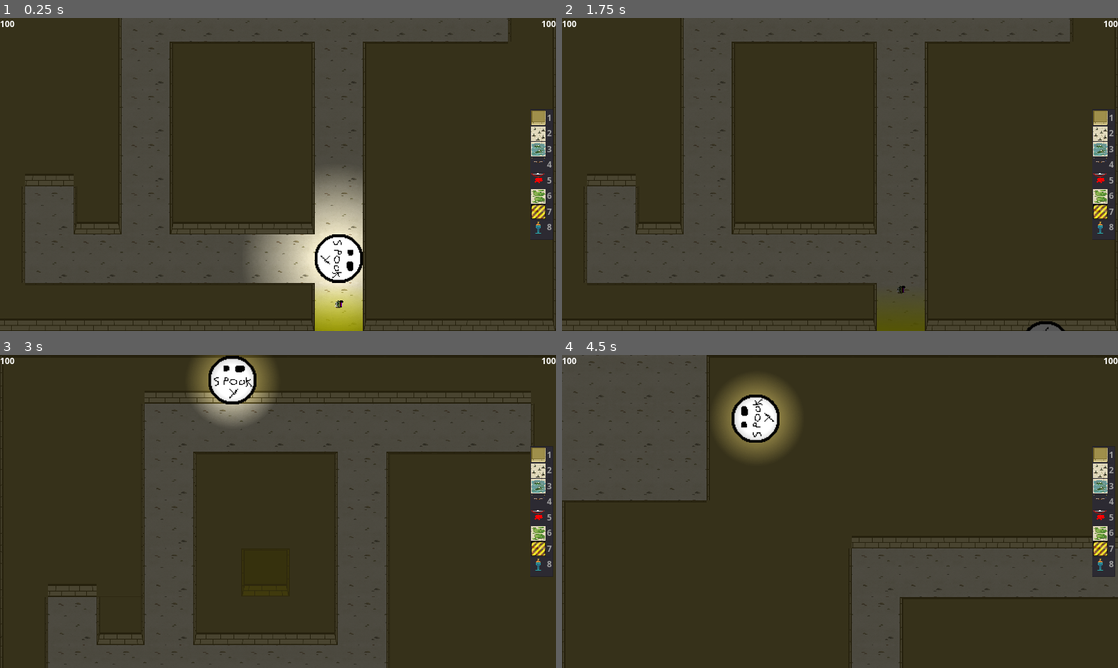
Above: before the commit, frames 1-4 (two rows, left to right).
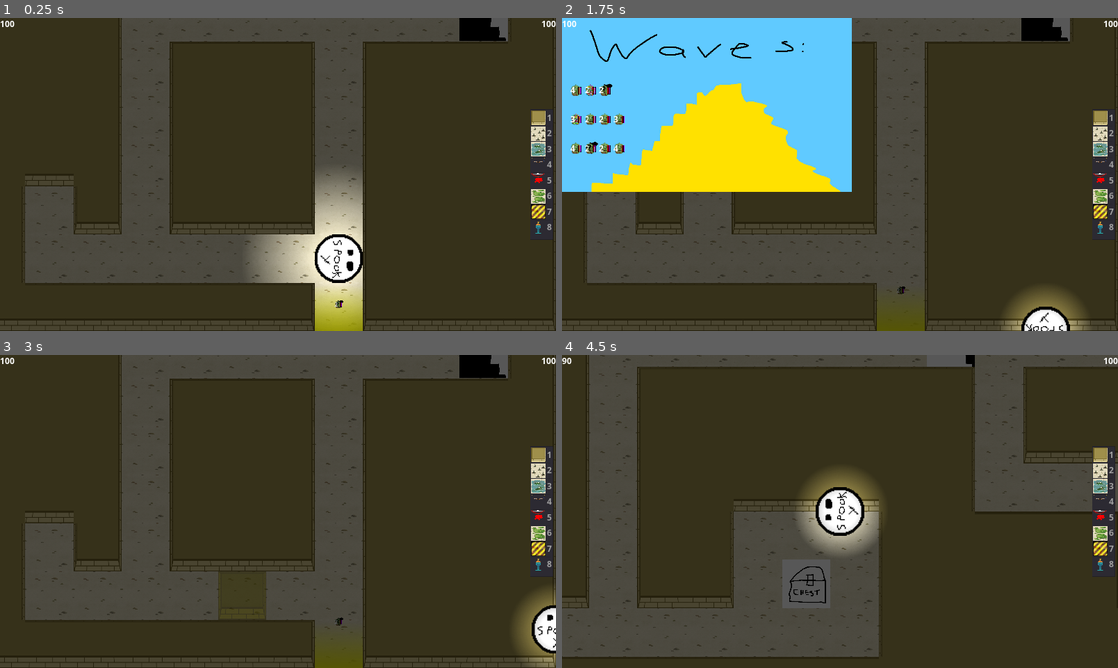
Above: after the commit, the same moments.

Repository: Solid-Squid-Contingent/LD-48
Game: Godot game, scene res://scenes/Game.tscn
The game is run twice, just before and just after one commit, with the same random seed, the same clock (stepped at 60 frames per second) and the same inputs.
Inputs (mouse positions are in pixels of both pictures, inside the frame that each line leads up to):
- Up to frame 1 (0.25 s): no input
- Up to frame 2 (1.75 s): tap Enter at 0.5 s; move the mouse to (901, 302) at 0.52 s; press the mouse at (901, 302) at 0.53 s; hold D (right) 0.53-1.28 s; move the mouse to (728, 190) at 1.27 s; release the mouse at (728, 190) at 1.28 s; hold S (down) from 1.28 s (still down); click (728, 190) at 1.35 s
- Up to frame 3 (3 s): move the mouse to (333, 442) at 2.02 s; release S (down) at 2.03 s; hold D (right) 2.03-2.78 s; hold Right mouse button (interact) 2.03-2.78 s; click (333, 442) at 2.3 s; tap Space at 2.75 s; move the mouse to (250, 574) at 2.77 s; hold W (up) from 2.78 s (still down); tap 1 at 2.85 s
- Up to frame 4 (4.5 s): click (812, 574) at 3.05 s; move the mouse to (1006, 558) at 3.52 s; release W (up) at 3.53 s; press the mouse at (1006, 558) at 3.53 s; hold A (left) from 3.53 s (still down); tap 9 at 3.6 s; move the mouse to (673, 464) at 4.27 s; release the mouse at (673, 464) at 4.28 s; tap Q at 4.35 s

The runs differ from the first frame. In frame 1, 0.5% of the frame differs, in the area x 82-92%, y 0-8%; in frame 2, 31%; in frame 3, 36%; in frame 4, 45%, in the area x 0-100%, y 0-100%.

Commit message:
Prevent walls from being placed in bad places and more stuff

Diff:
--- a/scenes/EnemyInfo.tscn
+++ b/scenes/EnemyInfo.tscn
@@ -1,10 +1,11 @@
-[gd_scene load_steps=6 format=2]
+[gd_scene load_steps=7 format=2]
 
 [ext_resource path="res://resources/fonts/OpenSans-Bold.tres" type="DynamicFont" id=1]
 [ext_resource path="res://resources/graphics/enemies/evilBellPepper.png" type="Texture" id=2]
 [ext_resource path="res://resources/graphics/ui/textbox.png" type="Texture" id=3]
 [ext_resource path="res://resources/fonts/menu.tres" type="DynamicFont" id=4]
 [ext_resource path="res://scripts/EnemyInfo.gd" type="Script" id=5]
+[ext_resource path="res://resources/fonts/menuBig.tres" type="DynamicFont" id=6]
 
 [node name="EnemyInfo" type="TextureRect" groups=[
 "EnemyInfo",
@@ -22,15 +23,29 @@
 }
 
 [node name="Sprite" type="Sprite" parent="."]
-position = Vector2( 215, 185 )
+position = Vector2( 215, 285 )
 scale = Vector2( 7, 7 )
 texture = ExtResource( 2 )
 
+[node name="NameLabel" type="Label" parent="."]
+margin_top = 20.0
+margin_right = 1000.0
+margin_bottom = 135.0
+grow_vertical = 2
+custom_fonts/font = ExtResource( 6 )
+text = "Demoltion Guy"
+align = 1
+valign = 1
+autowrap = true
+__meta__ = {
+"_edit_use_anchors_": false
+}
+
 [node name="QuoteLabel" type="Label" parent="."]
 margin_left = 415.0
-margin_top = 50.0
+margin_top = 150.0
 margin_right = 950.0
-margin_bottom = 200.0
+margin_bottom = 400.0
 grow_vertical = 2
 custom_fonts/font = ExtResource( 1 )
 text = "Actually, I’m also a pretty good rapper. Look: ‘Boom.’ Hahahaha… Oh, I blew off my leg."
@@ -42,7 +57,7 @@
 
 [node name="InfoLabel" type="Label" parent="."]
 margin_left = 50.0
-margin_top = 360.0
+margin_top = 460.0
 margin_right = 950.0
 margin_bottom = 745.0
 custom_fonts/font = ExtResource( 4 )
--- a/scenes/Game.tscn
+++ b/scenes/Game.tscn
@@ -9,6 +9,8 @@
 [ext_resource path="res://scenes/EnemySpawner.tscn" type="PackedScene" id=7]
 [ext_resource path="res://resources/graphics/ui/WavesScreen.png" type="Texture" id=8]
 [ext_resource path="res://scripts/Layout.gd" type="Script" id=9]
+[ext_resource path="res://scripts/TreasureChamber.gd" type="Script" id=10]
+[ext_resource path="res://scenes/TreasureChamber.tscn" type="PackedScene" id=11]
 [ext_resource path="res://scripts/Game.gd" type="Script" id=12]
 [ext_resource path="res://scripts/CurrentItemPreview.gd" type="Script" id=13]
 
@@ -31,10 +33,7 @@
 tile_data = PoolIntArray( 196611, 0, 65537, 196612, 0, 65538, 196613, 0, 6, 196614, 0, 2, 196615, 0, 2, 196616, 0, 2, 1 …(1512 unchanged characters)…
 script = ExtResource( 9 )
 
-[node name="TreasureChamber" type="Position2D" parent="PyramidTop" groups=[
-"Treasure",
-]]
-position = Vector2( 3375, 1125 )
+[node name="TreasureChamber" parent="PyramidTop" instance=ExtResource( 11 )]
 
 [node name="EnemySpawner" parent="PyramidTop" instance=ExtResource( 7 )]
 position = Vector2( 2625, 2625 )
@@ -58,10 +57,11 @@
 tile_data = PoolIntArray( 0, 1, 0, 1, 1, 0, 2, 1, 0, 3, 0, 65537, 4, 0, 65538, 5, 0, 65538, 6, 0, 65538, 7, 0, 65538, 8 …(3681 unchanged characters)…
 script = ExtResource( 9 )
 
-[node name="TreasureChamber" type="Position2D" parent="PyramidBottom" groups=[
+[node name="TreasureChamber" type="Sprite" parent="PyramidBottom" groups=[
 "Treasure",
 ]]
 position = Vector2( 2625, 2375 )
+script = ExtResource( 10 )
 
 [node name="Player" parent="." groups=[
 "Player",
--- /dev/null
+++ b/scenes/StairsUp.tscn
@@ -0,0 +1,8 @@
+[gd_scene load_steps=3 format=2]
+
+[ext_resource path="res://scripts/StairsUp.gd" type="Script" id=1]
+[ext_resource path="res://resources/graphics/misc/stairsUp.png" type="Texture" id=2]
+
+[node name="StairsUp" type="Sprite"]
+texture = ExtResource( 2 )
+script = ExtResource( 1 )
--- /dev/null
+++ b/scenes/TreasureChamber.tscn
@@ -0,0 +1,9 @@
+[gd_scene load_steps=2 format=2]
+
+[ext_resource path="res://scripts/TreasureChamber.gd" type="Script" id=1]
+
+[node name="TreasureChamber" type="Sprite" groups=[
+"Treasure",
+]]
+position = Vector2( 3375, 1125 )
+script = ExtResource( 1 )
--- a/scripts/CurrentItemPreview.gd
+++ b/scripts/CurrentItemPreview.gd
@@ -19,7 +19,10 @@
 	var mousePos= get_global_mouse_position()
 	var positionInMap = currentLayout.positionInMap(mousePos)
 	var typeOfTile = currentLayout.get_cellv(positionInMap)
-	if (typeOfTile == 1 or everywhereSnap) and not currentLayout.isItemAtPos(mousePos): #is floor
+	if (typeOfTile == 1 or everywhereSnap) and \
+		(currentLayout.canPlaceWallAtPos(mousePos) or !everywhereSnap) and \
+		not currentLayout.isItemAtPos(mousePos): #is floor
+
 		if (mousePos - player.global_position).length() < player.INTERACT_RANGE:
 			modulate = Color.green
 		else:
--- a/scripts/Enemy.gd
+++ b/scripts/Enemy.gd
@@ -89,33 +89,12 @@
 func centeredWorldPosition(mapIndex: Vector2):
 	return layout.map_to_world(mapIndex) + cellSize * 0.5
 
-func pairOfCellAndPosition(direction: Vector2):
-	var typeOfCell = layout.get_cellv(positionInMap() + direction)
-	return [typeOfCell, direction]
-
-func getAdjacentCells():
-	var adjacentCells = []
-
-	adjacentCells.append(pairOfCellAndPosition(Vector2(1,0)))
-	adjacentCells.append(pairOfCellAndPosition(Vector2(0,1)))
-	adjacentCells.append(pairOfCellAndPosition(Vector2(-1,0)))
-	adjacentCells.append(pairOfCellAndPosition(Vector2(0,-1)))
-	return adjacentCells
-
-func getMoveableDirections(tileId = 1):
-	var adjacentCells = getAdjacentCells()
-	var moveableDirections = []
-	for cell in adjacentCells:
-		if cell[0] == tileId:
-			moveableDirections.append(cell[1])
-
-	return moveableDirections
 
 func directionToWaypoint(direction: Vector2):
 	return centeredWorldPosition(positionInMap() + direction)
 
 func getRandomAdjacentWaypoint():
-	var moveableDirections = getMoveableDirections()
+	var moveableDirections = layout.getAdjacentCellsWithIdPos(global_position, 1)
 	if moveableDirections.empty():
 		return position
 	return directionToWaypoint(moveableDirections[randi() % moveableDirections.size()])
@@ -179,7 +158,7 @@
 			rootTreeNode = currentTreeNode
 
 		if !currentTreeNode.completed:
-			var moveableDirections = getMoveableDirections()
+			var moveableDirections = layout.getAdjacentCellsWithIdPos(global_position, 1)
 			moveableDirections.shuffle()
 
 			for direction in moveableDirections:
@@ -238,7 +217,7 @@
 	if demolitionCooldown > 0.0:
 		demolitionCooldown -= delta
 	else:
-		var moveableDirections = getMoveableDirections(0)
+		var moveableDirections = layout.getAdjacentCellsWithIdPos(global_position, 0)
 		var possiblePlacements = []
 		for d in moveableDirections:
 			if !layout.isItemAtIndex(positionInMap() + d):
--- a/scripts/EnemyInfo.gd
+++ b/scripts/EnemyInfo.gd
@@ -6,8 +6,9 @@
 	$Sprite.texture = load("res://resources/graphics/enemies/" + name)
 
 func setText(text):
-	$QuoteLabel.text = "\"" + text[0] + "\""
-	$InfoLabel.text = text[1]
+	$NameLabel.text = text[0]
+	$QuoteLabel.text = "\"" + text[1] + "\""
+	$InfoLabel.text = text[2]
 
 func show():
 	get_tree().paused = true
--- a/scripts/EnemySpawner.gd
+++ b/scripts/EnemySpawner.gd
@@ -16,11 +16,13 @@
 ]
 
 var enemyDescriptions = [
-	["I hope to make enough of an impact on the world to make people want to rob MY grave.",
+	["Tomb Raider",
+		"I hope to make enough of an impact on the world to make people want to plunder MY crypt.",
 		"Your average grave robber. Stronger than tourists and other amateurs. More resistant to boring traps like spikes and arrows."],
 
-	["Actually, I’m also a pretty good rapper. Look: ‘Boom.’ Hahahaha… Oh, I blew off my leg.",
-		"Slow but can place bombs that might blow up your pyramid. Right-click bombs to extinguish."]
+	["Demolition Dude",
+		"Actually, I’m also a pretty good rapper. Look: ‘Boom.’ Hahahaha… Oh, I blew off my leg.",
+		"Slow but can place bombs that might blow up your pyramid. Right-click bombs to extinguish."],
 ]
 
 var enemiesSeen = []
@@ -32,10 +34,21 @@
 onready var enemyInfo = get_tree().get_nodes_in_group('EnemyInfo')[0]
 
 func _ready():
+	var layout
+	for l in get_tree().get_nodes_in_group("Layout"):
+		if l.get_parent() == get_parent():
+			layout = l
+			break
+
+	layout.addItem(self)
+
 	for enemyType in enemyTypes:
 		enemiesSeen.append(false)
 
 	spawnEnemy()
+
+func unremoveable():
+	return true
 
 func showEnemyInfoIfNeeded(typeIndex):
 	return #TODO: Remove
--- a/scripts/Layout.gd
+++ b/scripts/Layout.gd
@@ -11,19 +11,21 @@
 func addItem(item):
 	var posInMap = positionInMap(item.global_position)
 	placedItems[posInMap] = item
-	if item.wallSnap():
+	if item.has_method("wallSnap") and item.wallSnap():
 		placedItems[posInMap + Vector2.UP.rotated(item.rotation)] = item
 	item.connect("tree_exiting", self, "removeItem", [item])
 
 func removeItem(item):
 	var posInMap = positionInMap(item.global_position)
 	placedItems.erase(posInMap)
-	if item.wallSnap():
+	if item.has_method("wallSnap") and item.wallSnap():
 		placedItems.erase(posInMap + Vector2.UP.rotated(item.rotation))
 
 func freeItemAt(pos):
 	var index = positionInMap(pos)
 	if placedItems.has(index) and positionInMap(placedItems[index].global_position) == index:
+		if placedItems[index].has_method("unremoveable") and placedItems[index].unremoveable():
+			return
 		placedItems[index].queue_free()
 
 func isItemAtPos(pos):
@@ -31,3 +33,58 @@
 
 func isItemAtIndex(index):
 	return placedItems.has(index)
+
+
+func pairOfCellAndPosition(index: Vector2, direction: Vector2):
+	var typeOfCell = get_cellv(index + direction)
+	return [typeOfCell, direction]
+
+func getAdjacentCellsIndex(index: Vector2):
+	var adjacentCells = []
+
+	adjacentCells.append(pairOfCellAndPosition(index, Vector2(1,0)))
+	adjacentCells.append(pairOfCellAndPosition(index, Vector2(0,1)))
+	adjacentCells.append(pairOfCellAndPosition(index, Vector2(-1,0)))
+	adjacentCells.append(pairOfCellAndPosition(index, Vector2(0,-1)))
+	return adjacentCells
+
+
+func getAdjacentCellsWithIdIndex(index: Vector2, tileId: int):
+	var adjacentCells = getAdjacentCellsIndex(index)
+	var chosenDirections = []
+	for cell in adjacentCells:
+		if cell[0] == tileId:
+			chosenDirections.append(cell[1])
+
+	return chosenDirections
+
+func getAdjacentCellsWithIdPos(pos: Vector2, tileId: int):
+	return getAdjacentCellsWithIdIndex(positionInMap(pos), tileId)
+
+func canPlaceWallAtPos(pos):
+	var index = positionInMap(pos)
+
+	if get_cellv(index) == 0:
+		return true
+
+	var freeAdjacentCells = getAdjacentCellsWithIdIndex(index, 1)
+
+	if freeAdjacentCells.size() <= 1:
+		return true
+
+	var toCheck = [index + freeAdjacentCells[0]]
+	var checked = {index: true, index + freeAdjacentCells[0] : true}
+
+	while !toCheck.empty():
+		var currentCell = toCheck.pop_back()
+		var adjacentCells = getAdjacentCellsWithIdIndex(currentCell, 1)
+		for dir in adjacentCells:
+			if !checked.has(currentCell + dir):
+				checked[currentCell + dir] = true
+				toCheck.append(currentCell + dir)
+
+	for dir in freeAdjacentCells:
+		if !checked.has(index + dir):
+			return false
+
+	return true
--- a/scripts/Player.gd
+++ b/scripts/Player.gd
@@ -118,9 +118,9 @@
 	velocity = velocity.normalized() * speed
 
 func _process(_delta):
-	var inWallSnapped = layout.cellAtPosition(global_position.snapped(Vector2.ONE)) == 0
-	var inWallUnsnapped = layout.cellAtPosition(global_position) == 0
-	var inWall = inWallSnapped or inWallUnsnapped
+	var inWallFloor = layout.cellAtPosition((global_position - Vector2.ONE).floor()) == 0
+	var inWallCeil = layout.cellAtPosition((global_position + Vector2.ONE).ceil()) == 0
+	var inWall = inWallFloor or inWallCeil
 	$Light.visible = !inWall
 	$WallLight.visible = inWall
 
@@ -128,10 +128,12 @@
 	get_input()
 	look_at(position + velocity)
 	velocity = move_and_slide(velocity)
-	if position < topLeftMapCorner or position > bottomRightMapCorner:
+	if position.x < topLeftMapCorner.x or position.y < topLeftMapCorner.y or \
+		position.x > bottomRightMapCorner.x or position.y > bottomRightMapCorner.y:
+
 		waveScreen.show()
-		position.x = clamp(position.x, 0, 1920)
-		position.y = clamp(position.y, 0, 1080)
+		position.x = clamp(position.x, topLeftMapCorner.x, bottomRightMapCorner.x)
+		position.y = clamp(position.y, topLeftMapCorner.y, bottomRightMapCorner.y)
 
 func setCurrentItem(item):
 	if currentItem:
--- /dev/null
+++ b/scripts/StairsUp.gd
@@ -0,0 +1,4 @@
+extends Sprite
+
+func unremoveable():
+	return true
--- /dev/null
+++ b/scripts/TreasureChamber.gd
@@ -0,0 +1,41 @@
+extends Sprite
+
+var layout
+var layoutIndex
+
+const stairDownTexture = preload("res://resources/graphics/misc/stairsDown.png")
+const chestTexture = preload("res://resources/graphics/misc/Chest.png")
+
+const stairsUpScene = preload("res://scenes/StairsUp.tscn")
+
+var pairedStair = null
+
+func _ready():
+	var i = 0
+	for l in get_tree().get_nodes_in_group("Layout"):
+		if l.get_parent() == get_parent():
+			layoutIndex = i
+			layout = l
+			break
+		i += 1
+
+	updateTexture()
+
+func updateTexture():
+	if pairedStair:
+		pairedStair.queue_free()
+		pairedStair = null
+
+	layout.addItem(self)
+
+	if layoutIndex == get_tree().get_nodes_in_group("Layout").size() - 1:
+		texture = chestTexture
+	else:
+		texture = stairDownTexture
+		pairedStair = stairsUpScene.instance()
+		pairedStair.position = position
+		get_tree().get_nodes_in_group("PyramidLevel")[layoutIndex+1].add_child(pairedStair)
+		get_tree().get_nodes_in_group("Layout")[layoutIndex+1].addItem(pairedStair)
+
+func unremoveable():
+	return true
Binary file added: resources/graphics/misc/Chest.png
Not shown, added: resources/graphics/misc/Chest.png.import
Binary file added: resources/graphics/misc/stairsDown.png
Not shown, added: resources/graphics/misc/stairsDown.png.import
Binary file added: resources/graphics/misc/stairsUp.png
Not shown, added: resources/graphics/misc/stairsUp.png.import
Not shown: 1 places in scenes/Game.tscn that only renumber resources
